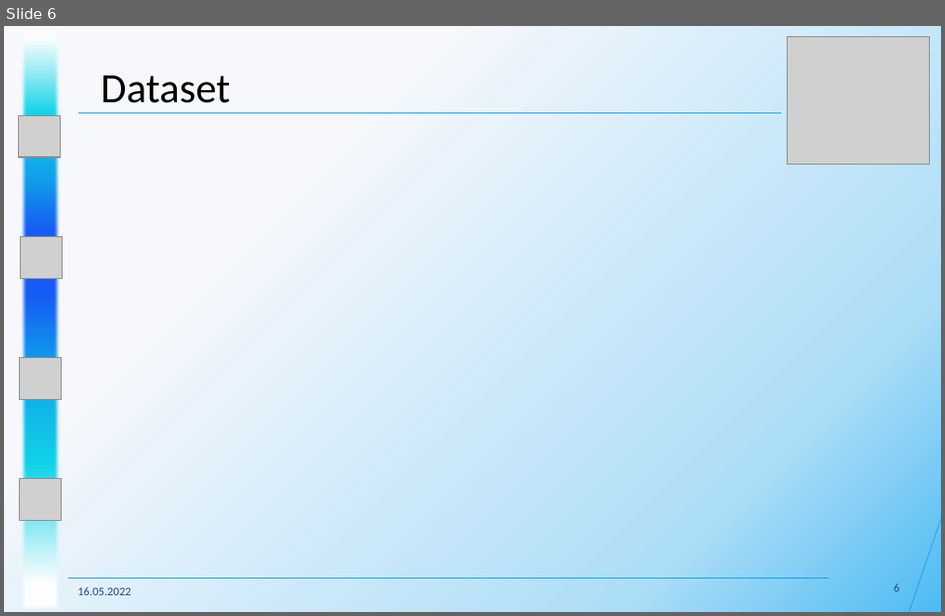
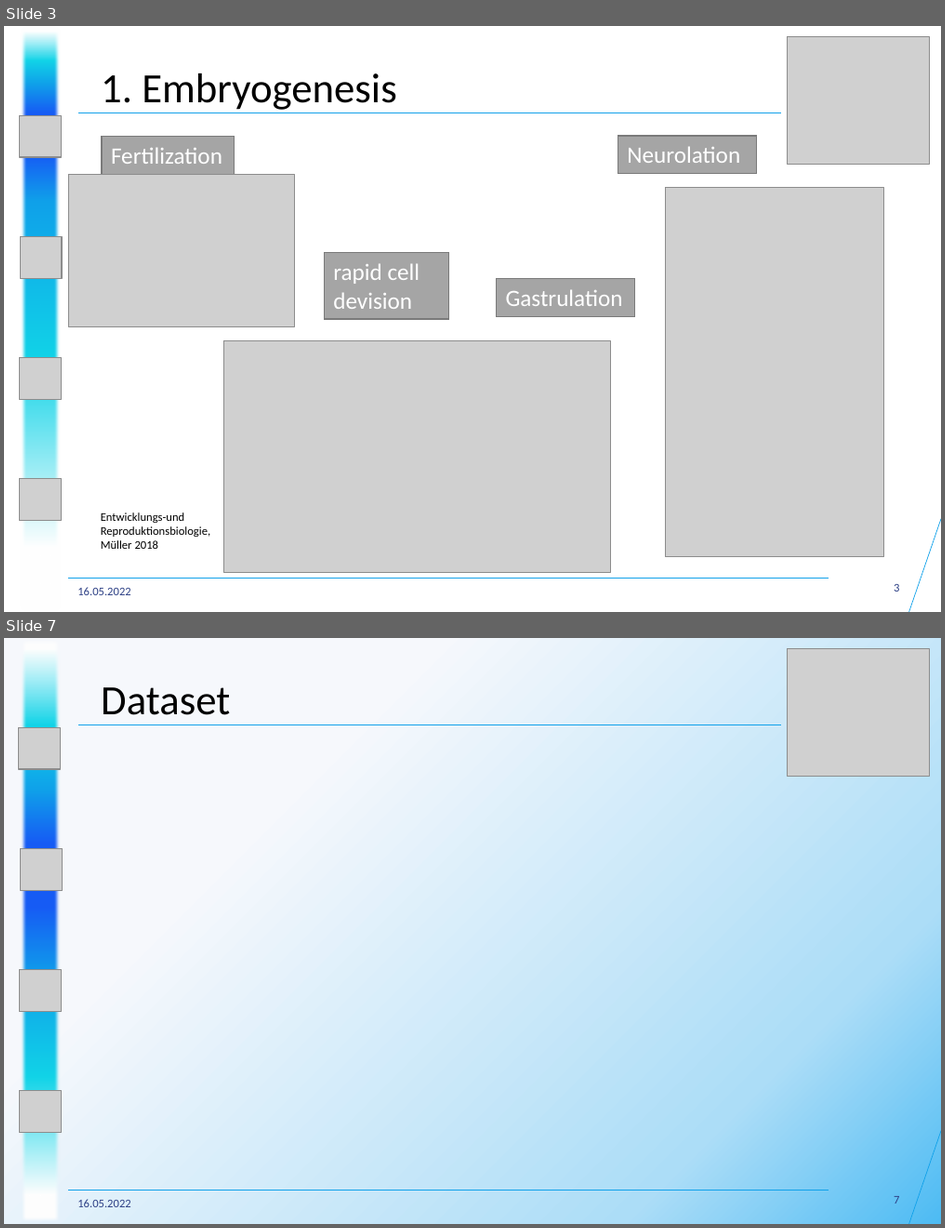
Before and after one commit to datascience-mobi-2022/2022-topic-04-team-01, a slide deck: Presentations/Project Proposal/Project Proposal Presentation Structure+.pptx. Shown one above the other, each under a label of ours: slide 6 before the commit, slides 3 and 7 after it; the slides between them are not shown. The pictures are 945x616 and 945x1228 pixels, drawn with LibreOffice and Linux fonts; fonts in the diff are those of the drawing; grey boxes stand for pictures. Boxes give left, top, right and bottom in pixels: in the first picture for what was removed or moved away, otherwise in the second. Text is boxed around its words. In the diff, an @@ line names an element or a change of style, - is before the commit and + after.

```diff
--- a/Presentations/Project Proposal/Project Proposal Presentation Structure+.pptx
+++ b/Presentations/Project Proposal/Project Proposal Presentation Structure+.pptx
@@ slide 3 added at (4,26,941,612), background #FFFFFF @@
@@ rectangle added at (20,26,62,612), fill gradient #FFFFFF to #12D4E8 to #10A1EA to #175CF5 @@
@@ picture added at (788,37,930,164) @@
@@ text added at (101,73,396,113), 32 pt, text #000000 @@
+1. Embryogenesis
@@ picture added at (19,115,61,157) @@
@@ line added from (78, 113) to (781, 113), #10A1EA 0.5 pt @@
@@ rectangle added at (102,137,234,174), fill #A5A5A5, outline #7A7A7A 1 pt, 18 pt, text #FFFFFF @@
+Fertilization
@@ rectangle added at (618,136,756,173), fill #A5A5A5, outline #7A7A7A 1 pt, 18 pt, text #FFFFFF @@
+Neurolation
@@ picture added at (69,175,294,327) @@
@@ picture added at (666,187,885,557) @@
@@ picture added at (20,237,62,279) @@
@@ rectangle added at (325,253,449,320), fill #A5A5A5, outline #7A7A7A 1 pt, 18 pt, text #FFFFFF @@
+rapid cell devision
@@ rectangle added at (496,279,635,316), fill #A5A5A5, outline #7A7A7A 1 pt, 18 pt, text #FFFFFF @@
+Gastrulation
@@ picture added at (19,358,61,400) @@
@@ picture added at (224,341,610,573) @@
@@ picture added at (19,479,61,521) @@
@@ text added at (101,512,210,549), 9 pt, text #000000 @@
+Entwicklungs-und Reproduktionsbiologie, Müller 2018
@@ line added from (941, 519) to (910, 612), #10A1EA 0.5 pt @@
@@ line added from (69, 577) to (829, 577), #10A1EA 0.5 pt @@
@@ text added at (77,587,130,595), 9 pt, text #2E4186 @@
+16.05.2022
@@ page number added at (894,584,900,591), 9 pt, text #2E4186 @@
+3
@@ what was slide 6 is now slide 7 @@
@@ page number at (894,1196,900,1203): text changed @@
-6
+7
```
Also in this commit, not shown: 3 slides changed, 2 other slides added.
